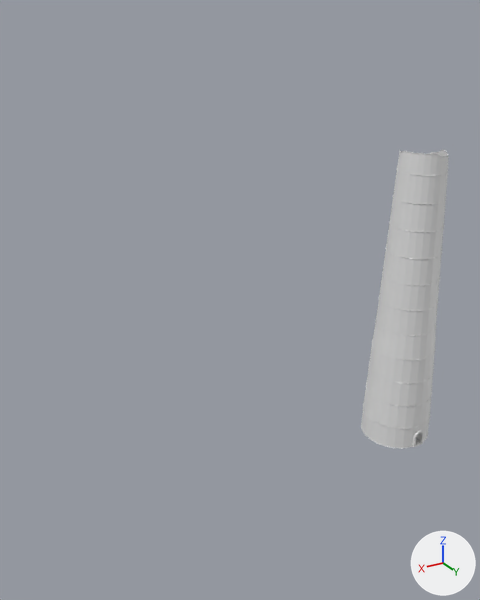
Renders of the glTF model annebirthday_godot/assets/models/pijp_kapot/pijp_kapot.glb from each side of a commit.
Camera for both pictures: a 50 mm camera at (5.9, 19.8, 18.8) aimed at (-6.2, -0.4, 8.7). Arrows for +X, +Y and +Z are at lower right; the lights stay in place.

The scene before the commit, as lines of its bpy script (objects in view):
```python
me_cylinder_004 = bpy.data.meshes.new('Cylinder.004')
me_cylinder_004.from_pydata(...)  # 351 vertices, 675 faces; spans x -1.6..1.59, y -1.6..1.58, z -5.72..7.89
ob_pijp_001 = bpy.data.objects.new('pijp.001', me_cylinder_004)
ob_pijp_001.location = (-14.79, 0.01, 5.75)
```
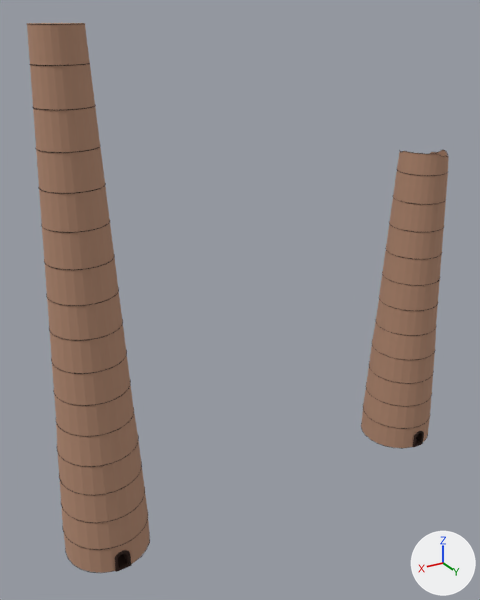
The change, as a list of edits to the scene's bpy script:
```text
Add mat_woodbark:
    mat_woodbark = principled_material('woodBark')
    mat_woodbark.base_color = (0.507, 0.297, 0.199)  # beige #bd947b
    mat_woodbark.metallic = 0.277
    mat_woodbark.roughness = 1.0
Add mat_woodbarkdark:
    mat_woodbarkdark = principled_material('woodBarkDark')
    mat_woodbarkdark.base_color = (0.108, 0.0657, 0.0535)  # brown #5c4841
    mat_woodbarkdark.metallic = 1.0
    mat_woodbarkdark.roughness = 1.0
Change me_cylinder_004:
    where me_cylinder_004.from_pydata(...)  # 351 vertices, 675 faces; spans x -1.6..1.59, y -1.6..1.58, z -5.72..7.89
    add me_cylinder_004.materials.append(mat_woodbark)  # beige #bd947b
Add me_cylinder_003:
    me_cylinder_003.from_pydata(...)  # 52 vertices, 104 faces; spans x -0.297..0.302, y 0.632..1.632, z 0.023..0.825
    me_cylinder_003.materials.append(mat_woodbarkdark)  # brown #5c4841
Add me_cylinder_002:
    me_cylinder_002.from_pydata(...)  # 2493 vertices, 3384 faces; spans x -1.6..1.6, y -1.6..1.6, z 0.0..18.5
    me_cylinder_002.materials.append(mat_woodbarkdark)  # brown #5c4841
Add me_cylinder_001:
    me_cylinder_001.from_pydata(...)  # 451 vertices, 898 faces; spans x -1.6..1.6, y -1.6..1.6, z 0.0..18.5
    me_cylinder_001.materials.append(mat_woodbark)  # beige #bd947b
Add ob_inkeping:
    ob_inkeping = bpy.data.objects.new('inkeping', me_cylinder_003)
    ob_inkeping.location = (0.0, 0.0, 0.0)
Add ob_randen:
    ob_randen = bpy.data.objects.new('randen', me_cylinder_002)
    ob_randen.location = (0.0, 0.0, 0.0)
Add ob_pijp:
    ob_pijp = bpy.data.objects.new('pijp', me_cylinder_001)
    ob_pijp.location = (0.0, 0.0, 0.0)
```

Where the change shows, as pixel boxes [x1, y1, x2, y2] in the pictures (480 x 600 px):
'pijp', added: after [27, 23, 149, 573]
'pijp.001', recoloured (grey to brown): [361, 150, 449, 448] in both
'randen', added (brown): after [29, 23, 150, 573]
'inkeping', added: after [115, 550, 132, 572]
